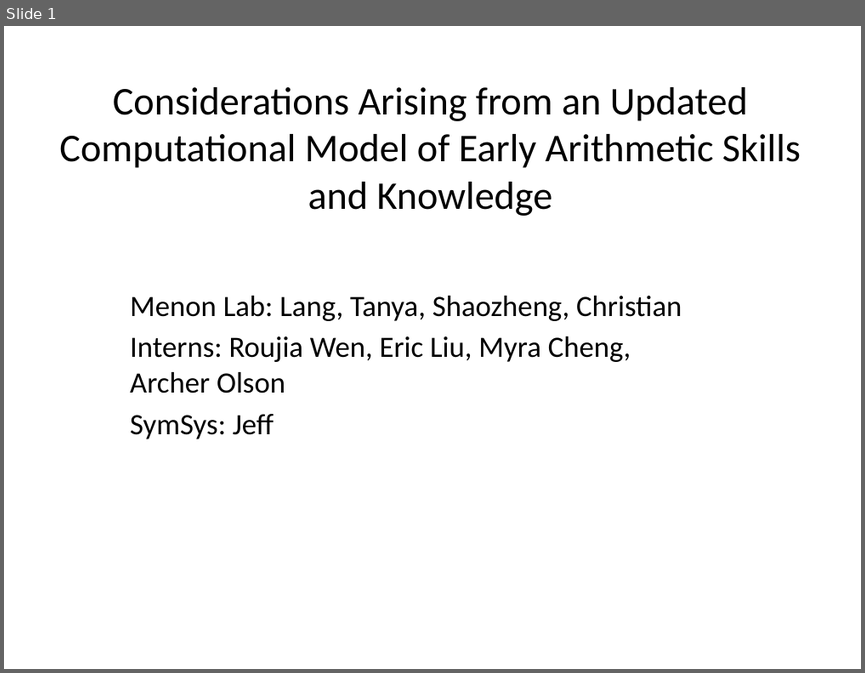
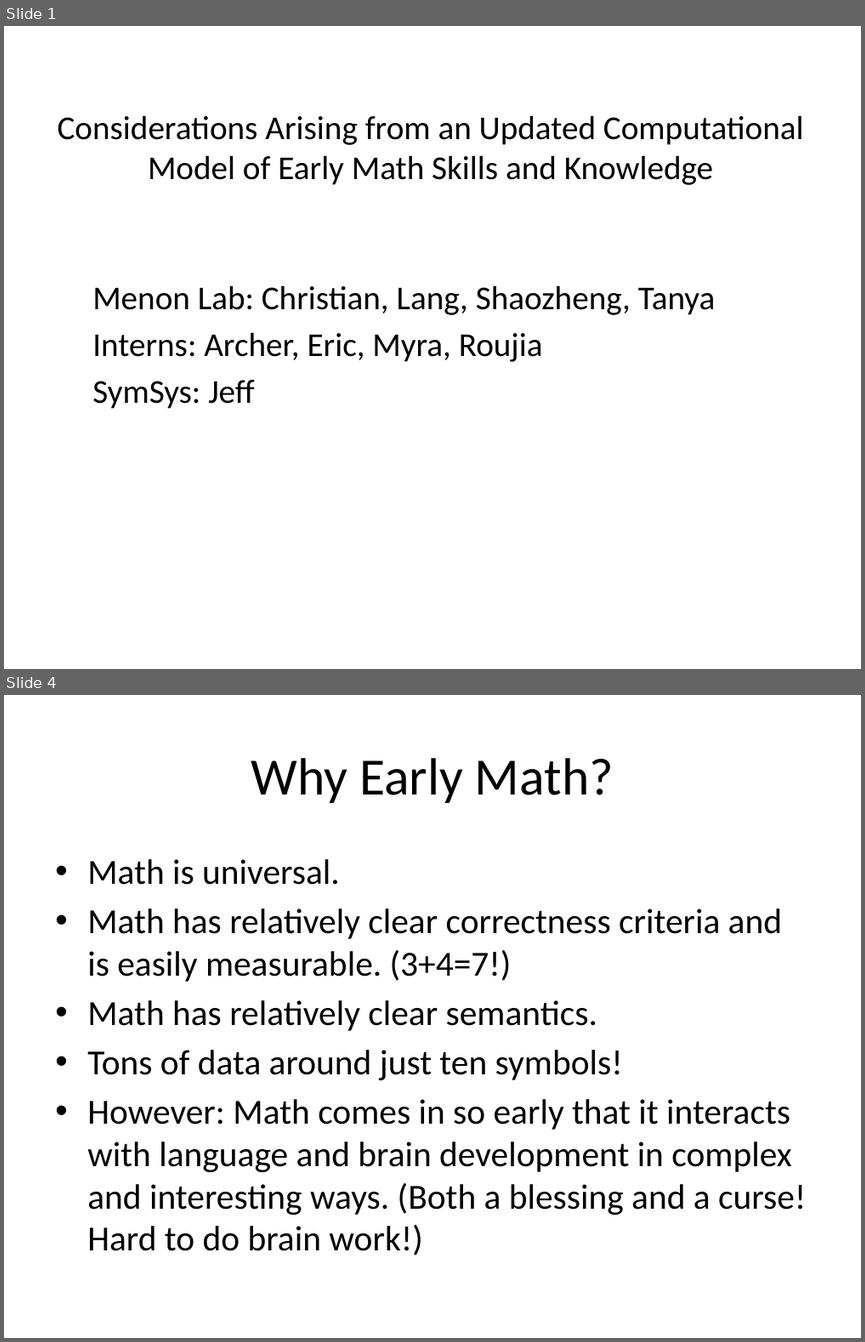
Before and after one commit to jeffshrager/scads2015, a slide deck: 201608LabPresentation.pptx. Shown one above the other, each under a label of ours: slide 1 before the commit, slides 1 and 4 after it; the slides between them are not shown. The pictures are 865x673 and 865x1342 pixels, drawn with LibreOffice and Linux fonts; fonts in the diff are those of the drawing. Boxes give left, top, right and bottom in pixels: in the first picture for what was removed or moved away, otherwise in the second. Text is boxed around its words. In the diff, an @@ line names an element or a change of style, - is before the commit and + after.

```diff
--- a/201608LabPresentation.pptx
+++ b/201608LabPresentation.pptx
@@ slide 4 added at bbox=[4, 695, 861, 1338], background #FFFFFF @@
@@ title added at bbox=[250, 758, 613, 803], 44 pt, text #000000 @@
+Why Early Math?
@@ text added at bbox=[87, 859, 806, 1255], 29.6 pt, text #000000 @@
+• Math is universal.
+• Math has relatively clear correctness criteria and is easily measurable. (3+4=7!)
+• Math has relatively clear semantics.
+• Tons of data around just ten symbols!
+• However: Math comes in so early that it interacts with language and brain development in complex and interesting ways. (Both a blessing and a curse! Hard to do brain work!)
@@ slide 1 changed as well @@
@@ title at bbox=[58, 115, 804, 185]: text changed; size 33 to 28 pt @@
-Considerations Arising from an Updated Computational Model of Early Arithmetic Skills and Knowledge
+Considerations Arising from an Updated Computational Model of Early Math Skills and Knowledge
@@ subtitle "Menon Lab: Christian, Lang, Shaozheng, ...": place and size @@
-subtitle "Menon Lab: Christian, Lang, Shaozheng, ..." at bbox=[130, 295, 681, 439]
+subtitle "Menon Lab: Christian, Lang, Shaozheng, ..." at bbox=[92, 285, 715, 408]
@@ subtitle at bbox=[92, 285, 715, 362]: text changed; size 24.8 to 28 pt @@
-Menon Lab: Lang, Tanya, Shaozheng, Christian
-Interns: Roujia Wen, Eric Liu, Myra Cheng, Archer Olson
+Menon Lab: Christian, Lang, Shaozheng, Tanya
+Interns: Archer, Eric, Myra, Roujia
@@ subtitle at bbox=[92, 380, 254, 408]: size 24.8 to 28 pt in "SymSys: Jeff" @@
```
Also in this commit, not shown: 1 other slide changed, 5 other slides added, 1 slide removed.
